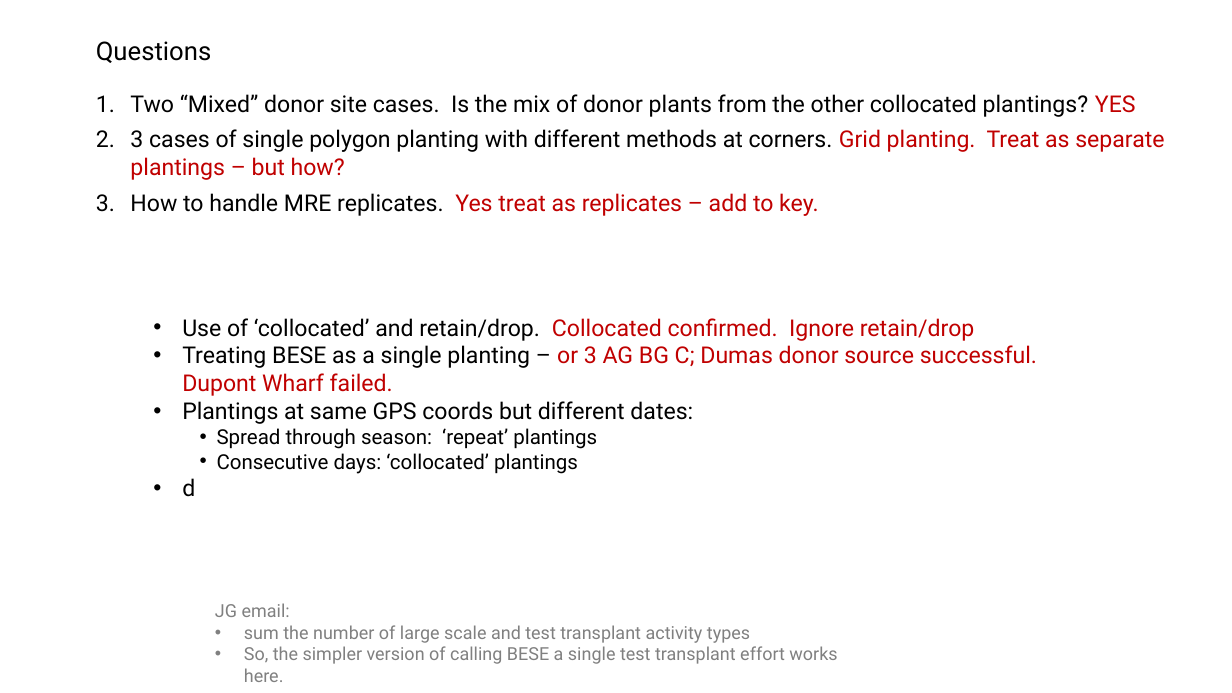
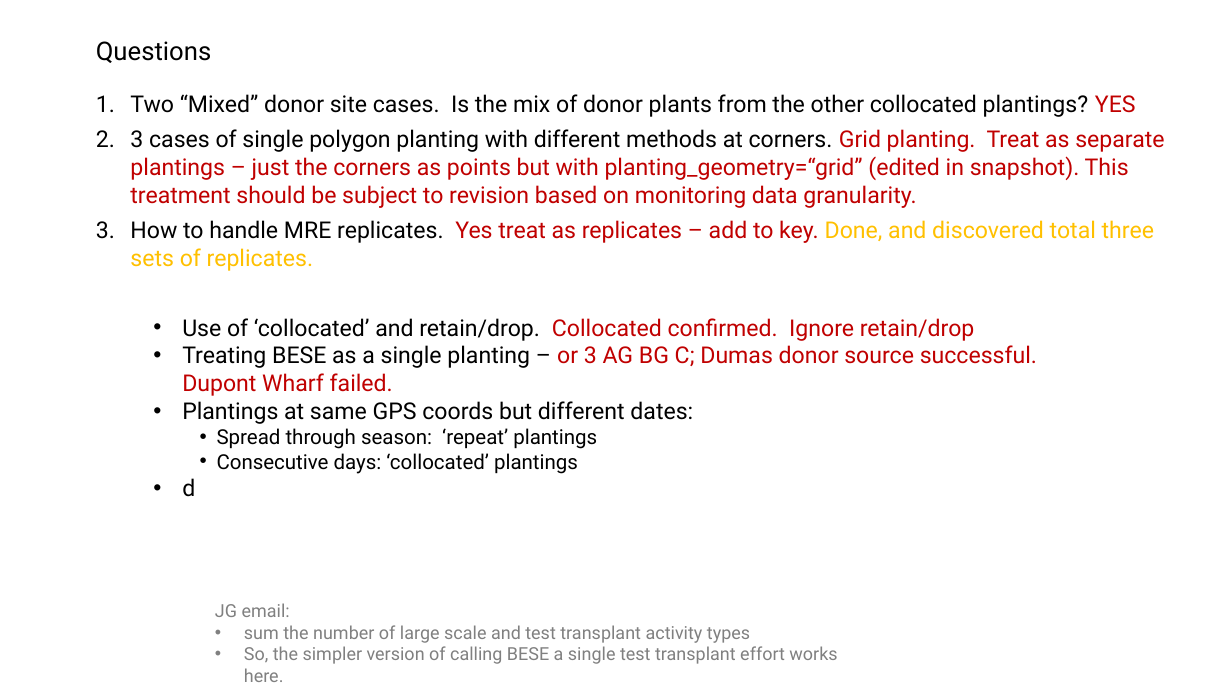
Before and after one commit to WA-Nearshore/seagrass-restoration-processing, a slide deck: slide 6 of docs/seagrass_restoration_storymap_notes.pptx (slide 4 before the commit). Drawn at 1232x693 pixels with LibreOffice and Linux fonts; fonts in the diff are those of the drawing. Boxes give left, top, right and bottom in pixels: in the first picture for what was removed or moved away, otherwise in the second. Text is boxed around its words. In the diff, an @@ line names an element or a change of style, - is before the commit and + after.

```diff
--- a/docs/seagrass_restoration_storymap_notes.pptx
+++ b/docs/seagrass_restoration_storymap_notes.pptx
@@ text at (130, 129, 1164, 271): text changed; text colour #000000 to #C00000 @@
-2. 3 cases of single polygon planting with different methods at corners. Grid planting. Treat as separate plantings – but how?
-3. How to handle MRE replicates. Yes treat as replicates – add to key.
+2. 3 cases of single polygon planting with different methods at corners. Grid planting. Treat as separate plantings – just the corners as points but with planting_geometry=“grid” (edited in snapshot). This treatment should be subject to revision based on monitoring data granularity.
+3. How to handle MRE replicates. Yes treat as replicates – add to key. Done, and discovered total three sets of replicates.
```
Also in this commit, not shown: 2 slides added.
